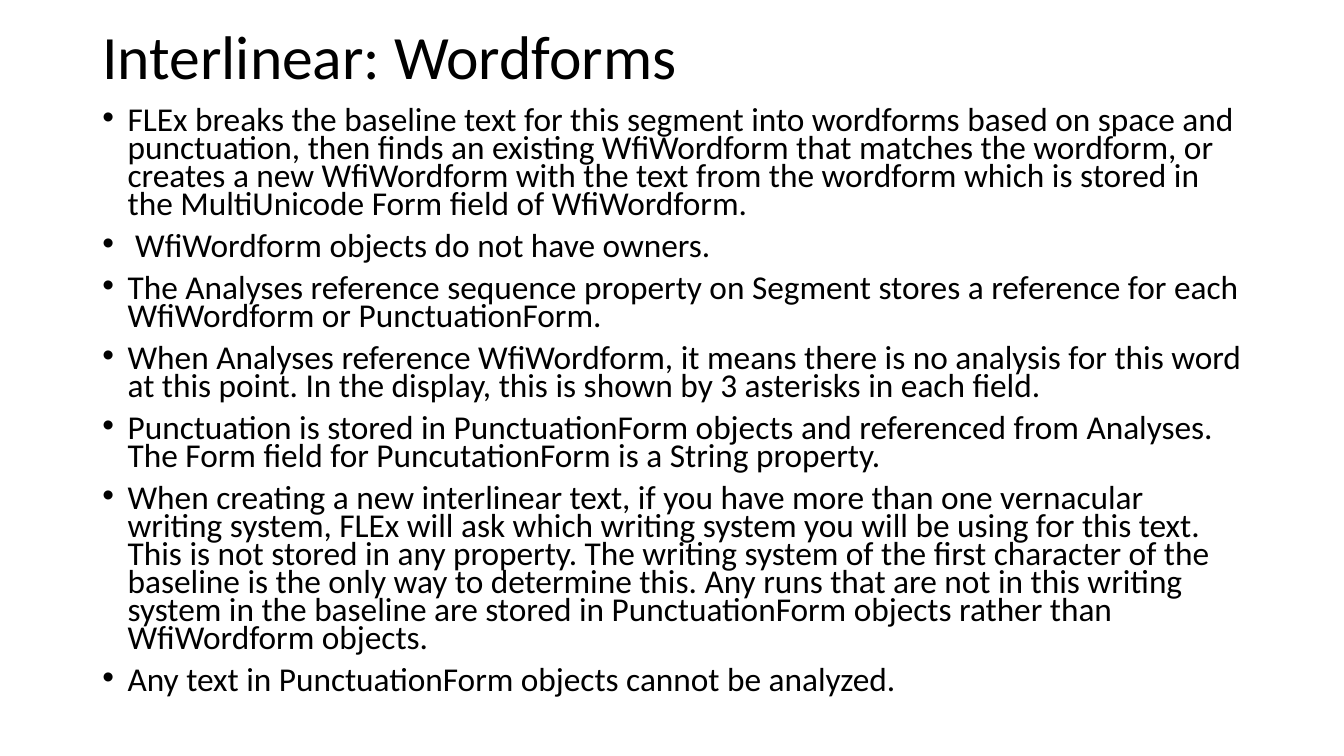
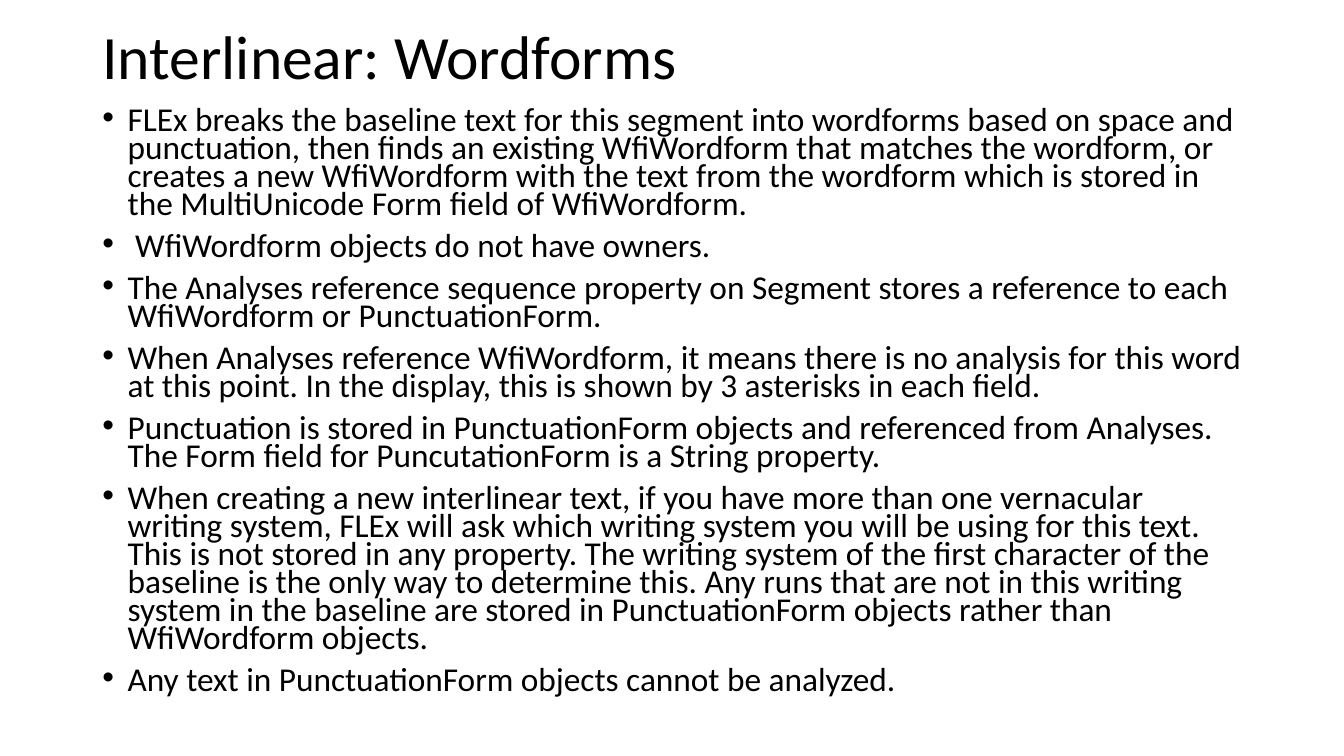
Before and after one commit to sillsdev/FwDocumentation, a slide deck: slide 17 of HelpResourcesSources/TechnicalNotes/FLEx 9.1 Conceptual Model - Grammar and interlinear model.pptx. Drawn at 1344x756 pixels with LibreOffice and Linux fonts; fonts in the diff are those of the drawing. Boxes give left, top, right and bottom in pixels: in the first picture for what was removed or moved away, otherwise in the second. Text is boxed around its words. In the diff, an @@ line names an element or a change of style, - is before the commit and + after.

```diff
--- a/HelpResourcesSources/TechnicalNotes/FLEx 9.1 Conceptual Model - Grammar and interlinear model.pptx
+++ b/HelpResourcesSources/TechnicalNotes/FLEx 9.1 Conceptual Model - Grammar and interlinear model.pptx
@@ text at (128,276,1228,328): text changed @@
-• The Analyses reference sequence property on Segment stores a reference for each WfiWordform or PunctuationForm.
+• The Analyses reference sequence property on Segment stores a reference to each WfiWordform or PunctuationForm.
```
Also in this commit, not shown: 9 other slides changed, 1 slide added, 1 slide removed, 5 other files.
